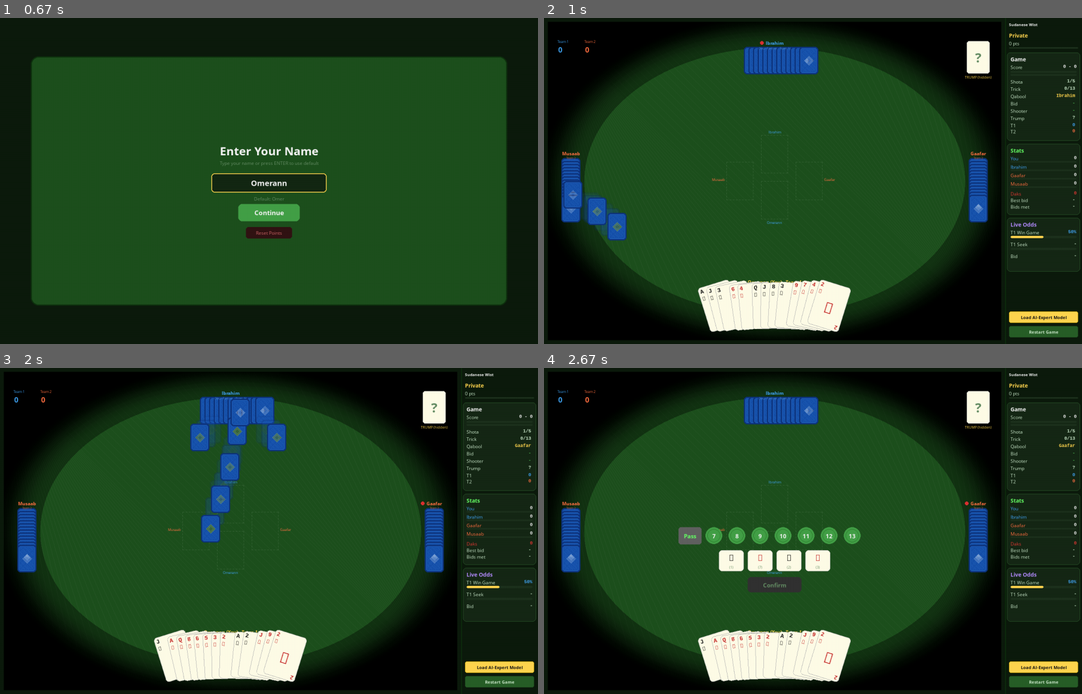
Above: before the commit, frames 1-4 (two rows, left to right).
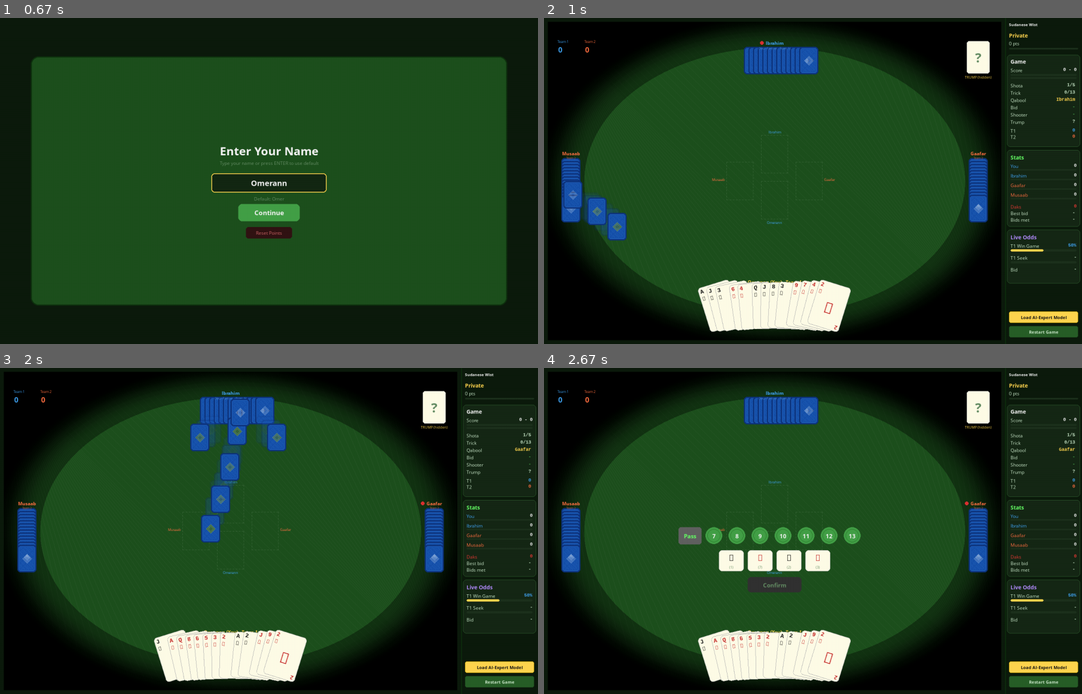
Above: after the commit, the same moments.

Repository: aamagzoub/engineering-intelligence
Game: pygame game, started from gui_pygame/main.py
Two runs of this game, one before a commit and one after it. Both use one fixed random seed, a clock stepped at 60 frames per second and the inputs below.
Inputs (mouse positions are in pixels of both pictures, inside the frame that each line leads up to):
- Up to frame 1 (0.67 s): type "ann" at 0.33 s
- Up to frame 2 (1 s): tap Enter at 0.67 s; click "▶ Start Game" at 0.93 s
- Up to frame 3 (2 s): click "Restart Game" at 1.27 s; click "Continue" at 1.6 s; tap Enter at 1.88 s
- Up to frame 4 (2.67 s): click (786, 615) at 2.27 s; click (796, 475) at 2.6 s

Frame 1 is identical in both runs. In frame 2, 1.1% of the frame differs, in the area x 86-100%, y 10-82%; in frame 3, 1.1%; in frame 4, 1.1%.

Commit message:
More vertical breathing room in panel: larger gaps between sections, rows, and bars

Diff:
--- a/gui_pygame/game_screen.py
+++ b/gui_pygame/game_screen.py
@@ -1719,7 +1719,7 @@
         y += 22
         self.screen.blit(label_font.render(f"{self._player_points} pts", True, TEXT_LIGHT),
                          (panel_x + pad, y))
-        y += 18
+        y += 20
         # Rank progress bar.
         prog = self._get_rank_progress()
         prog_x = panel_x + pad
@@ -1727,11 +1727,11 @@
         pygame.draw.rect(self.screen, (30, 50, 30), (prog_x, y, prog_w, 4), border_radius=2)
         if prog > 0:
             pygame.draw.rect(self.screen, TEXT_GOLD, (prog_x, y, int(prog_w * prog), 4), border_radius=2)
-        y += 14
+        y += 18
 
         # ========== GAME INFO CARD (fixed height) ==========
         game_card_y = y
-        game_card_h = 230
+        game_card_h = 240
         pygame.draw.rect(self.screen, (22, 40, 22),
                          (panel_x + 5, game_card_y, panel_w - 10, game_card_h), border_radius=8)
         pygame.draw.rect(self.screen, (45, 90, 45),
@@ -1739,7 +1739,7 @@
         y += 8
 
         self.screen.blit(title_font.render("Game", True, TEXT_WHITE), (panel_x + pad + 4, y))
-        y += 22
+        y += 24
 
         # Score + pulse.
         self.screen.blit(label_font.render("Score", True, TEXT_LIGHT), (panel_x + pad + 4, y))
@@ -1766,7 +1766,7 @@
         t2 = min(1.0, self.game_scores[1] / 25.0)
         if t2 > 0:
             pygame.draw.rect(self.screen, TEAM2_ORANGE, (bar_x, y, int(bar_w * t2), 5), border_radius=3)
-        y += 12
+        y += 14
 
         # Info rows (always shown, stable positions).
         trump_sym = "?"
@@ -1787,6 +1787,7 @@
             y += 19
 
         # Team tricks + momentum.
+        y += 4
         t1_arrow = " ↑" if self._team_streak[0] >= 3 else (" →" if self._team_streak[0] >= 2 else "")
         t2_arrow = " ↑" if self._team_streak[1] >= 3 else (" →" if self._team_streak[1] >= 2 else "")
         if "tricks" in self._stat_highlight_timers:
@@ -1803,15 +1804,15 @@
         # ========== STATS CARD (fixed position) ==========
         y = game_card_y + game_card_h + 8
         stats = getattr(self, '_game_stats', {})
-        stats_card_h = 185
+        stats_card_h = 200
         pygame.draw.rect(self.screen, (22, 40, 22),
                          (panel_x + 5, y, panel_w - 10, stats_card_h), border_radius=8)
         pygame.draw.rect(self.screen, (45, 90, 45),
                          (panel_x + 5, y, panel_w - 10, stats_card_h), width=1, border_radius=8)
-        y += 8
+        y += 10
 
         self.screen.blit(title_font.render("Stats", True, TEXT_GREEN), (panel_x + pad + 4, y))
-        y += 22
+        y += 24
 
         # Player tricks with mini-bars.
         player_tricks = stats.get("player_tricks", {0: 0, 1: 0, 2: 0, 3: 0})
@@ -1825,16 +1826,16 @@
             self.screen.blit(label_font.render(name, True, color), (panel_x + pad + 4, y))
             c_surf = value_font.render(str(count), True, TEXT_WHITE)
             self.screen.blit(c_surf, (panel_x + panel_w - pad - 4 - c_surf.get_width(), y))
-            y += 15
+            y += 16
             bx = panel_x + pad + 4
             bw = inner_w - 8
             pygame.draw.rect(self.screen, (30, 50, 30), (bx, y, bw, 4), border_radius=2)
             ratio = count / max_t
             if ratio > 0:
                 pygame.draw.rect(self.screen, color, (bx, y, int(bw * ratio), 4), border_radius=2)
-            y += 7
-
-        y += 4
+            y += 9
+
+        y += 6
 
         # Daks (with shake).
         daks = stats.get("daks", self._dak_count)
@@ -1877,9 +1878,9 @@
         pygame.draw.rect(self.screen, (45, 90, 45),
                          (panel_x + 5, prob_card_y, panel_w - 10, prob_card_h), width=1, border_radius=8)
 
-        py = prob_card_y + 8
+        py = prob_card_y + 10
         self.screen.blit(title_font.render("Live Odds", True, (180, 140, 255)), (panel_x + pad + 4, py))
-        py += 22
+        py += 24
 
         # Calculate probabilities.
         tricks_played = self.team_tricks[0] + self.team_tricks[1]
